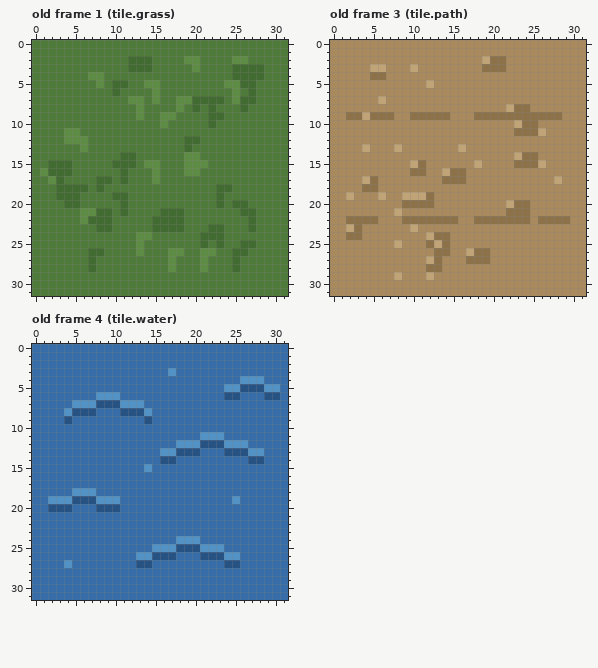
Pixel-art file -- build/aseprite/tiles.aseprite. The picture above is the old version.
32x32 pixels, 5 frames. Shown: old frame 1 (tile.grass), old frame 3 (tile.path), old frame 4 (tile.water). The commit also changed other frames, which this record leaves out.
Now the later version:
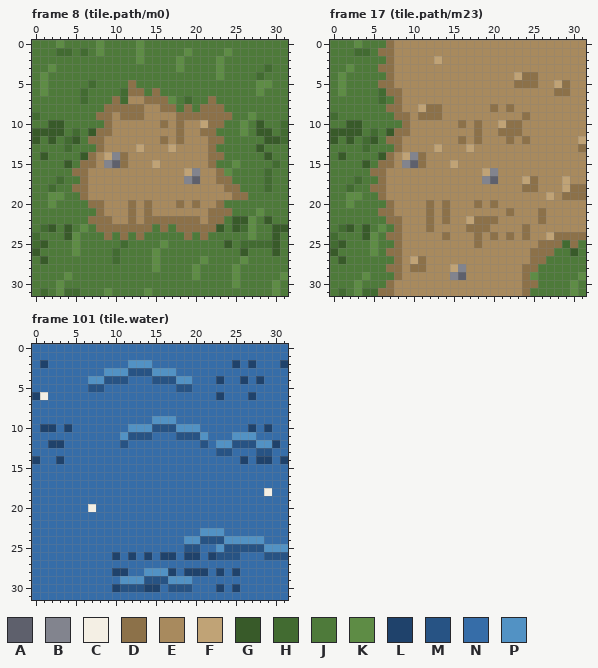
Palette (. is transparent): A #5e606c  B #82848e  C #f4efe4  D #8c7149  E #a88a5e  F #c0a376  G #385a29  H #426b31  J #4e7a3a  K #5e8c45  L #1f426b  M #275384  N #366da8  P #5292c4
A new or re-ordered frame is compared with the old frame closest to it.
Changes in this commit:
frames 5 -> 195
Frame 8 (tile.path/m0) is new; against old frame 1 (tile.grass):
y 0: x 3 J -> K; x 8 J -> K; x 13 J -> K
y 1: x 3..4 JJ -> HH; x 6 J -> H; x 8 J -> K; x 13 J -> K; x 19 J -> K; x 24 J -> K
y 2: x 12..14 HHH -> JKJ; x 18..20 JKK -> KJJ; x 23 J -> K; x 25..26 KK -> JJ
y 3: x 2 J -> K; x 12..14 HHH -> JJJ; x 18 J -> K; x 20 K -> J; x 23 J -> K; x 25..29 HHHHJ -> JJJJH
y 4: x 1 J -> K; x 7..8 KK -> JJ; x 23 J -> K; x 25..27 HHH -> JJJ
y 5: x 1 J -> K; x 7..8 JK -> HJ; x 10..12 HHJ -> JJD; x 14..15 KK -> JJ; x 24..29 KKHHJJ -> JJJJKK
y 6: x 1 J -> K; x 6 J -> H; x 10..13 HJJJ -> JHDD; x 15 K -> D; x 25 K -> J; x 27..28 HJ -> JK
y 7: x 6 J -> H; x 10..23 JJKKJKJJKKHHHH -> DHEEDDDKJHJJDJ; x 25..27 KHH -> JJJ
y 8: x 9..23 JJJJKJJJJKJHJHJ -> DDDDDEEDDJDJDDD; x 26 H -> J
y 9: x 0 J -> H; x 8..24 JJJJJKJJKKJJJJHHJ -> DDEDDDEEEEDDDDDDD; x 27 J -> K
y 10: x 2..3 JJ -> GG; x 9..23 JJJJJJJKJJJJJHJ -> DEEEEEEDEDEEFDD; x 26 J -> K; x 28 J -> G; x 31 J -> H
y 11: x 0..5 JJJJKK -> GGGGJH; x 7..22 JJJJJJJJJJJJJJJJ -> GDDEEEEEEEEDEEDD; x 26 J -> K; x 28..29 JJ -> GG; x 31 J -> H
y 12: x 0 J -> G; x 2 J -> G; x 4..23 KKKJJJJJJJJJJJJHHJJJ -> HGJDDEEEEEEEDEDEEEDD; x 29..31 JJJ -> GGH
y 13: x 4 J -> H; x 6 K -> J; x 8..22 JJJJJJJJJJJHJJJ -> DEEEEFEEEFEEEED; x 28 J -> G
y 14: x 1 J -> G; x 6..23 JJJJJHHJJJJJJKKJJJ -> GDEFBDEEEEEEEEEEDD; x 29 J -> G
y 15: x 2..4 HHH -> JJG; x 6..22 JJJJHHHJKKJJJKKKJ -> DDEBADEEEFEEEEEED; x 25 J -> K; x 30 J -> H
y 16: x 1..24 KHHHJJJJJJHJJJKJJJKKJJJJ -> JJJJDDEEEEEEEEEEEEFBEEDK; x 29 J -> H
y 17: x 2 K -> J; x 6..24 JJHHJHJJJKJJJJJJJJJ -> DEEEEEEEEEEEEBAEEDD; x 29 J -> H
y 18: x 2..25 JHHHHJHJJJJJJJJJJJJJJHHJ -> HJJDDEEEEEEEEEEEEEEEEEDD; x 29 J -> H
y 19: x 2..26 JHHHJJJJHHJJJJJJJJJJJHJJJ -> KKJJDEEEEEEEEEEEEEEEEEEDD
y 20: x 2 J -> K; x 4..5 HH -> JJ; x 7..23 JJJJHJJJJJJJJJJJH -> DDEEEDEDEEEDEDEED; x 25..26 HH -> JJ
y 21: x 6..24 KKHHJHJJJJHHHJJJJJJ -> JJDEEEDEDEEEEEEEDDD; x 26..28 HHJ -> JJK
y 22: x 6..23 KHHHJJJJJHHHHJJJJJ -> JDDDEEDEDDDDDDDEDD; x 25..27 JJH -> GGK; x 29 J -> G
y 23: x 1..2 JJ -> HG; x 4 J -> G; x 6 J -> K; x 8..23 HHJJJJJHHHHJJJHH -> DDDDDDDJDJDDDDDG; x 25..27 JJH -> GHK; x 30..31 JJ -> GG
y 24: x 0 J -> H; x 4..5 JJ -> GK; x 9 J -> D; x 11 J -> D; x 13..14 KK -> DJ; x 19 J -> D; x 21..23 HHH -> DJJ; x 27 J -> K; x 30 J -> G
y 25: x 0..1 JJ -> HG; x 5 J -> K; x 11 J -> H; x 13 K -> J; x 16 J -> K; x 21 H -> J; x 23..24 HJ -> JG; x 28..30 JJJ -> HHG
y 26: x 0 J -> G; x 5 J -> K; x 7..8 HH -> JJ; x 10 J -> H; x 13 K -> J; x 15 J -> K; x 17..18 KK -> JJ; x 21..22 KK -> JJ; x 25..26 HH -> JG; x 30 J -> G
y 27: x 1 J -> G; x 7 H -> J; x 10 J -> H; x 15 J -> K; x 17 K -> J; x 25..26 HJ -> JK
y 28: x 7 H -> J; x 15 J -> K; x 17 K -> J; x 20..21 JK -> KJ; x 25 H -> K
y 29: x 4 J -> K; x 20 J -> K; x 25 J -> K; x 31 J -> K
y 30: x 3 J -> K; x 25 J -> K; x 30 J -> K
y 31: x 1 J -> H; x 3..5 JJJ -> KHH; x 9 J -> K; x 14 J -> K; x 30 J -> K
Frame 17 (tile.path/m23) is new; against old frame 3 (tile.path):
y 0: x 0..7 EEEEEEEE -> JJJKJJJD
y 1: x 0..7 EEEEEEEE -> JJJHHJDD
y 2: x 0..7 EEEEEEEE -> JJJJJJJD; x 13 E -> F; x 19..21 FDD -> EEE
y 3: x 0..7 EEEEEFFE -> JJKJJJDD; x 10 F -> E; x 19..21 DDD -> EEE
y 4: x 0..7 EEEEEDDE -> JKJJJJJD; x 23..25 EEE -> FDD
y 5: x 0..7 EEEEEEEE -> JKJJJJDD; x 12 F -> E; x 23..25 EEE -> DDD; x 28..29 EE -> FD
y 6: x 0..8 EEEEEEEEE -> JKJJJJHDD; x 28..29 EE -> DD
y 7: x 0..8 EEEEEEFEE -> JJJJJJHJD
y 8: x 0..8 EEEEEEEEE -> JJJJJJJDD; x 11..13 EEE -> FDD; x 20 E -> D; x 22..24 FDD -> DEE
y 9: x 0..10 EEDDFDDDEED -> HJJJJJJJDDE; x 14 D -> E; x 18..23 DDDDDD -> EEEEEE; x 25..28 DDDD -> EEEE
y 10: x 0..9 EEEEEEEEEE -> JJGGJJJJJD; x 16 E -> D; x 18 E -> D; x 21..25 EEFDD -> FDDEE
y 11: x 0..9 EEEEEEEEEE -> GGGGJHJGDD; x 18 E -> D; x 21..22 EE -> DD; x 24..26 DDF -> EEE
y 12: x 0..8 EEEEEEEEE -> GJGJHGJDD; x 16 E -> D; x 18 E -> D; x 22 E -> D; x 24 E -> D; x 31 E -> F
y 13: x 0..8 EEEEFEEEF -> JJJJHJJJD; x 13 E -> F; x 16..17 FE -> EF; x 31 E -> D
y 14: x 0..7 EEEEEEEE -> JGJJJJGD; x 9..11 EEE -> FBD; x 23..25 FDD -> EEE
y 15: x 0..7 EEEEEEEE -> JJJJGJDD; x 9..10 EF -> BA; x 15 E -> F; x 18 F -> E; x 23..26 DDDF -> EEEE
y 16: x 0..6 EEEEEEE -> JJJJJDD; x 10..11 DD -> EE; x 14..16 FDD -> EEE; x 19..20 EE -> FB
y 17: x 0..6 EEEEFDE -> JJJHJJD; x 14..16 DDD -> EEE; x 19..20 EE -> BA; x 24..25 EE -> FD; x 28..29 FE -> EF
y 18: x 0..4 EEEED -> JJHJJ; x 6 E -> D; x 24..25 EE -> DD; x 29..31 EEE -> FDD
y 19: x 0..6 EEFEEEF -> JJKKJJD; x 9..12 FFFD -> EEEE; x 27 E -> F; x 29..31 EEE -> DDD
y 20: x 0..7 EEEEEEEE -> JJKJJJJD; x 9..11 DDD -> EEE; x 14 E -> D; x 18 E -> D; x 20 E -> D; x 22..24 FDD -> EEE
y 21: x 0..8 EEEEEEEEF -> JJJJJJDDE; x 12 E -> D; x 14 E -> D; x 23..24 DD -> EE; x 26 E -> D
y 22: x 0..11 EEDDDDEEEDDD -> JJJJJJJDDEEE; x 13 D -> E; x 15 D -> E; x 17 E -> F; x 21..24 DDDD -> EEEE; x 27..29 DDD -> EEE
y 23: x 0..8 EEFDEEEEE -> JHGJGJKJD; x 10 F -> E; x 12 E -> D; x 17..19 EEE -> DDD; x 24 E -> D
y 24: x 0..8 EEDDEEEEE -> HJJJGKJDD; x 12..13 FD -> EE; x 18 E -> D; x 20 E -> D; x 22 E -> D; x 24 E -> D; x 27..31 EEEEE -> FDDDD
y 25: x 0..8 EEEEEEEEF -> HGJJJKJJD; x 12..14 DFD -> EEE; x 18 E -> D; x 26..31 EEEEEE -> DDDHDJ
y 26: x 0..8 EEEEEEEEE -> GJJJJKJDD; x 13..14 DD -> EE; x 17..19 FDD -> EEE; x 25..31 EEEEEEE -> DDDJJGJ
y 27: x 0..8 EEEEEEEEE -> JGJJJJJJD; x 10..13 EEFD -> FDEE; x 17..19 DDD -> EEE; x 25..31 EEEEEEE -> DDJJJJJ
y 28: x 0..8 EEEEEEEEE -> JJJJJJJDD; x 10..13 EEDD -> DDEE; x 15..16 EE -> FB; x 24..31 EEEEEEEE -> DDJJJJJJ
y 29: x 0..8 EEEEEEEEF -> JJJJKJJJD; x 12 F -> E; x 15..16 EE -> BA; x 24..31 EEEEEEEE -> DKJJJJJK
y 30: x 0..7 EEEEEEEE -> JJJKJJJD; x 24..31 EEEEEEEE -> DDJJJJKJ
y 31: x 0..7 EEEEEEEE -> JHJKHHDD; x 24..31 EEEEEEEE -> DJJJJJKJ
Frame 101 (tile.water) is new; against old frame 4 (tile.water):
y 2: x 1 N -> L; x 12..14 NNN -> PPP; x 25 N -> L; x 27 N -> L; x 31 N -> L
y 3: x 9..16 NNNNNNNN -> PPPMMMPP
y 4: x 7..11 NNNNN -> PPMMM; x 15..19 NNNNN -> MMMPP; x 23 N -> L; x 26..28 PPP -> LNL
y 5: x 7..8 NN -> MM; x 18..19 NN -> MM; x 24..30 PPMMMPP -> NNNNNNN
y 6: x 0..1 NN -> LC; x 8..10 PPP -> NNN; x 23..25 NMM -> LNN; x 27 N -> L; x 29..30 MM -> NN
y 7: x 5..13 PPPMMMPPP -> NNNNNNNNN
y 8: x 4..7 PMMM -> NNNN; x 11..14 MMMP -> NNNN
y 9: x 4 M -> N; x 14..17 MNNN -> NPPP
y 10: x 1..2 NN -> LL; x 4 N -> L; x 12..20 NNNNNNNNN -> PPPMMMPPP; x 27 N -> L; x 29 N -> L
y 11: x 11..14 NNNN -> PMMM; x 18..20 NNN -> MMM; x 22..23 PP -> NN; x 25..27 NNN -> PPP
y 12: x 2..3 NN -> LL; x 11 N -> M; x 18..20 PPP -> NNN; x 22..23 MM -> NP; x 25..30 PPNNNN -> MMMPPL
y 13: x 16..20 PPMMM -> NNNNN; x 23 N -> M; x 25..29 MMPPN -> NNNMM
y 14: x 0 N -> L; x 3 N -> L; x 16..17 MM -> NN; x 26..29 NMMN -> LNLL; x 31 N -> L
y 15: x 14 P -> N
y 18: x 5..7 PPP -> NNN; x 29 N -> C
y 19: x 2..10 PPPMMMPPP -> NNNNNNNNN; x 25 P -> N
y 20: x 2..4 MMM -> NNN; x 7..10 NMMM -> CNNN
y 23: x 21..23 NNN -> PPP
y 24: x 18 P -> N; x 21..28 NNNNNNNN -> MMMPPPPP
y 25: x 15..18 PPPM -> NNNN; x 21..22 PP -> NN; x 24..31 NNNNNNNN -> MMMMMPPP
y 26: x 10 N -> L; x 12..17 NPPMMM -> LNLNLL; x 19..22 NNMM -> LLNL; x 24..25 PP -> MM; x 29..31 NNN -> MMM
y 27: x 4 P -> N; x 13..14 MM -> NN; x 24..25 MM -> NN
y 28: x 10..11 NN -> LL; x 14..17 NNNN -> PPPL; x 19..21 NNN -> LLL; x 23 N -> L; x 25 N -> L
y 29: x 11..19 NNNNNNNNN -> PPPMMMPPP
y 30: x 10..15 NNNNNN -> LMMMLL; x 17..19 NNN -> MMM; x 23 N -> L; x 25 N -> L
